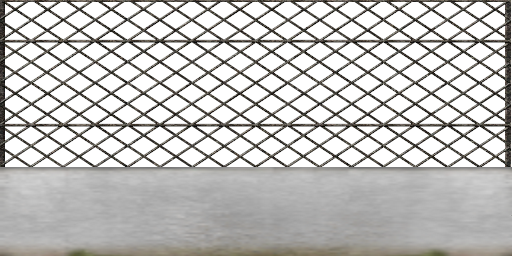
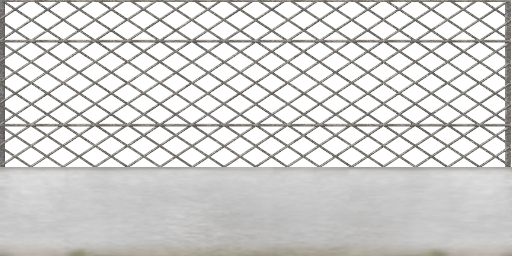
Two versions of the same layered image (512px x 256px). Layer-by-layer changes:
added layer "New Layer" (addition, 30%) above "Pasted Layer" over [0, 0, 512, 256]
